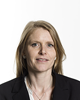
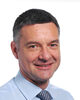
Layers edited between the first and the second 80×100 image:
added layer "Kerr" above "Jungraithmayr" over left=0, top=2, right=80, bottom=100
